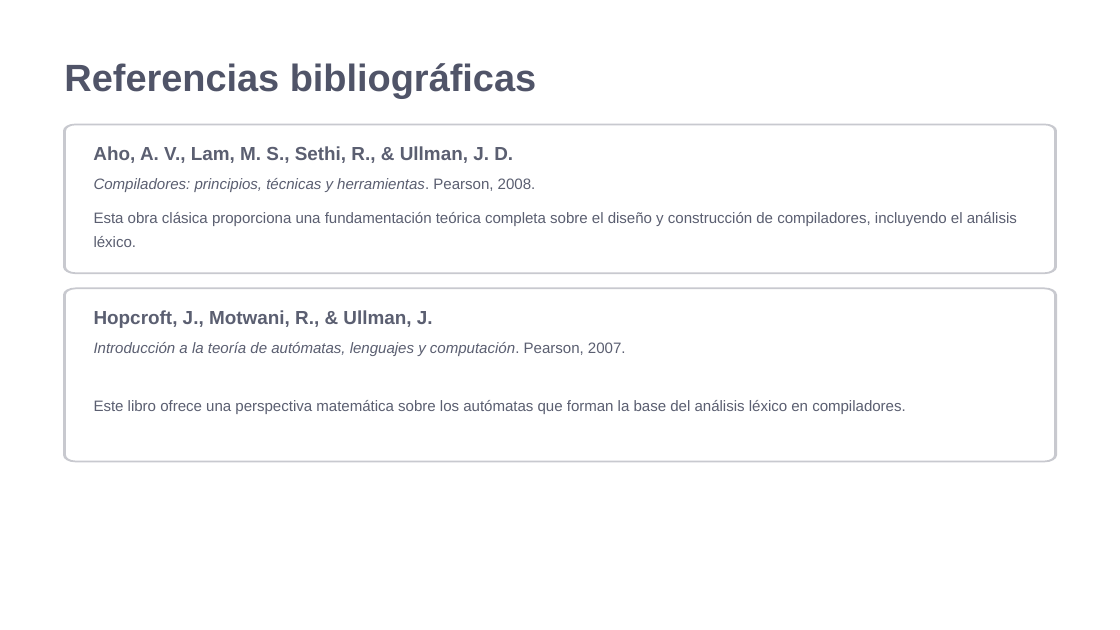
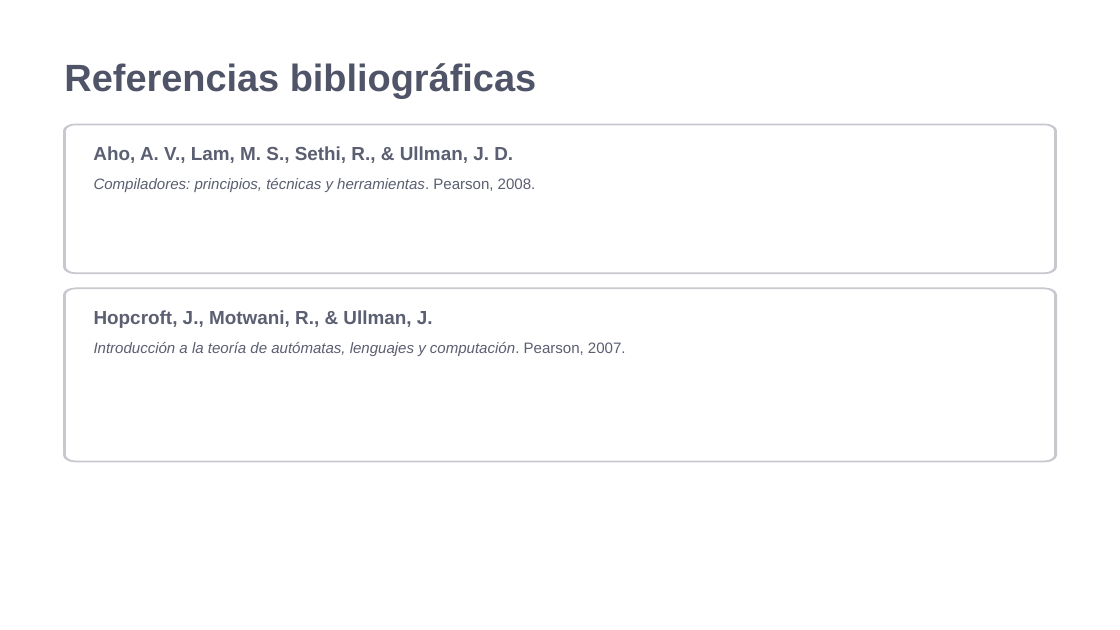
Before and after one commit to amaurycolochos-cpu/LENGUAJES-Y-AUTOMATAS-1, a slide deck: slide 11 of UNIDAD 4/Act-4.3 - LYAI1-Ejercicios de análisis léxico-amaury Gordillo.pptx (slide 10 before the commit). Drawn at 1120x630 pixels with LibreOffice and Linux fonts; fonts in the diff are those of the drawing. Boxes give left, top, right and bottom in pixels: in the first picture for what was removed or moved away, otherwise in the second. Text is boxed around its words. In the diff, an @@ line names an element or a change of style, - is before the commit and + after.

```diff
--- a/UNIDAD 4/Act-4.3 - LYAI1-Ejercicios de análisis léxico-amaury Gordillo.pptx
+++ b/UNIDAD 4/Act-4.3 - LYAI1-Ejercicios de análisis léxico-amaury Gordillo.pptx
@@ text removed at (x1=94, y1=212, x2=1017, y2=247) @@
-Esta obra clásica proporciona una fundamentación teórica completa sobre el diseño y construcción de compiladores, incluyendo el análisis léxico.
@@ text removed at (x1=94, y1=400, x2=906, y2=414) @@
-Este libro ofrece una perspectiva matemática sobre los autómatas que forman la base del análisis léxico en compiladores.
```
Also in this commit, not shown: 1 slide added, 3 other files.
